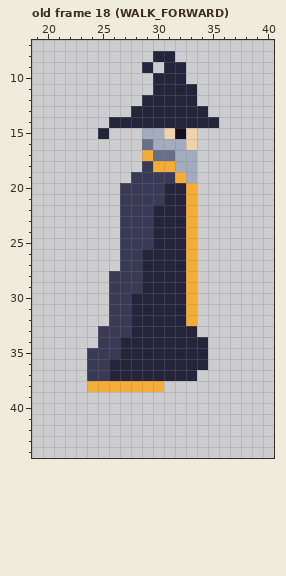
A pixel-art file gets an edit: Orbsmash/ContentSource/Characters/Wizard.aseprite. Above is the file before it was changed.
64x48 pixels, 75 frames. Shown: old frame 18 (WALK_FORWARD): x 19..40, y 7..44. The commit also changed other frames, which this record leaves out.
Now the later version:
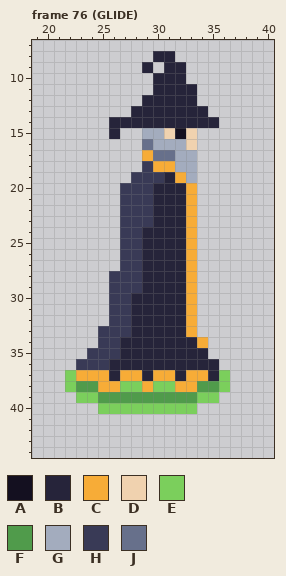
Palette (. is transparent): A #141020  B #26243a  C #f7ac37  D #f0d2af  E #7bcf5c  F #509b4b  G #a3acbe  H #393a56  J #67708b
A new or re-ordered frame is compared with the old frame closest to it.
Difference:
frames 75 -> 84
--- frame 76 (GLIDE) is new; against old frame 18 (WALK_FORWARD), layers "head", "robe", "legs"
@@ x 23..28 @@
 14 ...BBB
-15 ..B...
+15 ...B..
 16 ......
@@ x 27..33 @@
 18 ..HCCGG
-19 .HHHHCG
-20 HHHHBBC
-21 HHHHBBC
+19 .HHHBCG
+20 HHHBBBC
+21 HHHBBBC
 22 HHHBBBC
 23 HHHBBBC
-24 HHHBBBC
-25 HHHBBBC
+24 HHBBBBC
+25 HHBBBBC
 26 HHBBBBC
@@ x 19..40 @@
 32 .......HHBBBBBC.......
-33 ......HHHBBBBBB.......
-34 ......HHBBBBBBBB......
+33 ......HHHBBBBBC.......
+34 ......HHBBBBBBBC......
 35 .....HHHBBBBBBBB......
-36 .....HHBBBBBBBBB......
-37 .....HHBBBBBBBB.......
-38 .....CCCCCCC..........
-39 ......................
-40 ......................
+36 ....HHHBBBBBBBBBB.....
+37 ...ECCCBCCBCCBCCBE....
+38 ...EFFCCEECEECCFFE....
+39 ....EEFFFFFFFFFEE.....
+40 ......EEEEEEEEE.......
 41 ......................
